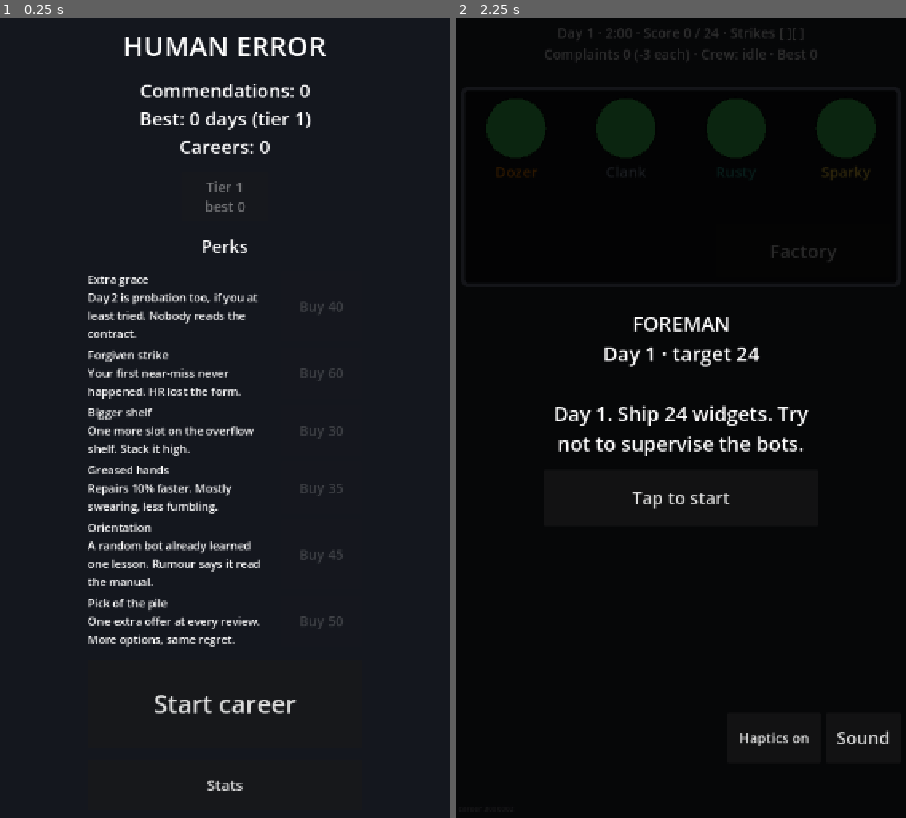
Above: before the commit, frames 1-2 (left to right).
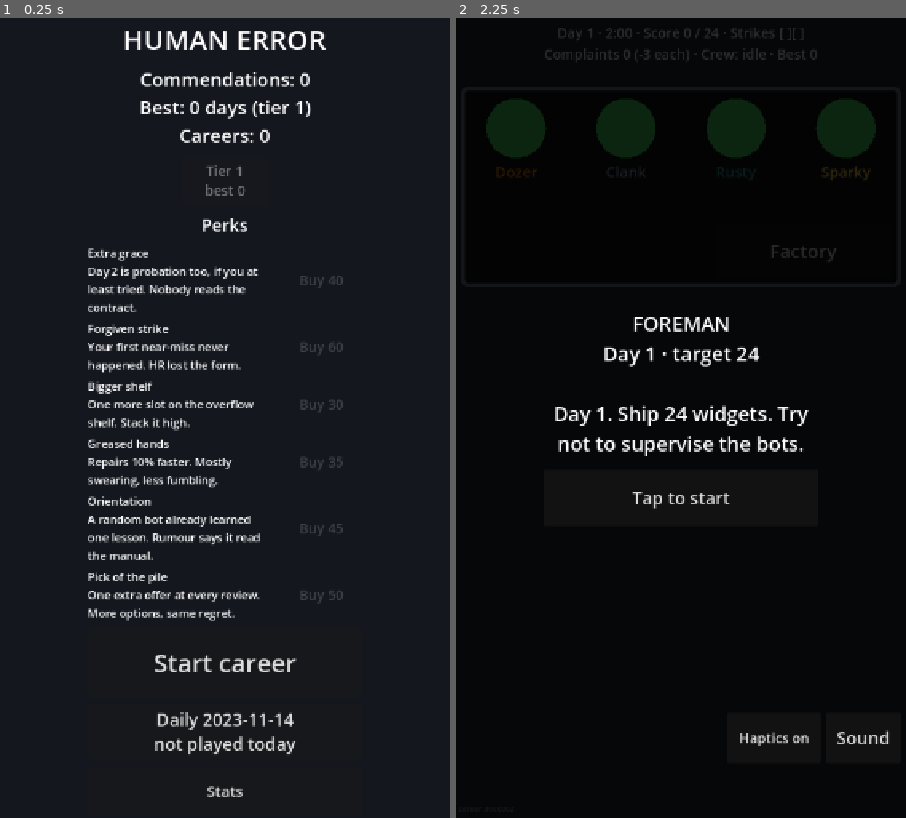
Above: after the commit, the same moments.

Repository: JasonHitching/human-error
Game: Godot game, scene res://main.tscn
Same seed, same stepped clock (60 frames per second), same inputs: the game is played once before the commit and once after it.
Inputs:
- Up to frame 1 (0.25 s): no input
- Up to frame 2 (2.25 s): click "Tap to start" at 0.5 s; click "Tap to start" at 1.25 s; click "Start career" at 2 s

The runs differ from the first frame. In frame 1, 11% of the frame differs, in the area x 19-77%, y 1-98%; in frame 2, nothing differs.

Commit message:
#99 M6-03 Daily career (#105)
* #99 Daily career: seed, meta fields, Home button, sim_runner --daily, tests (WIP)

Co-Authored-By: Claude Sonnet 5.5 <noreply@anthropic.com>
Claude-Session: https://claude.ai/code/session_01K8aWAYEazazZUcLmU3udjm

* #99 Fix test loop, fit Home screen with Daily button

Co-Authored-By: Claude Sonnet 5.5 <noreply@anthropic.com>
Claude-Session: https://claude.ai/code/session_01K8aWAYEazazZUcLmU3udjm

---------

Co-authored-by: Claude <noreply@anthropic.com>

Diff:
--- a/game/data/commendations.json
+++ b/game/data/commendations.json
@@ -5,6 +5,7 @@
  "per_streak_milestone": 3,
  "per_lesson": 2,
  "per_twist_day": 2,
+ "daily_first_bonus": 5,
  "lines": {
   "days": "{n} days survived: the Foreman is baffled. +{pts}",
   "clean": "{n} shifts with zero complaints: suspiciously good. +{pts}",
--- a/game/scripts/main.gd
+++ b/game/scripts/main.gd
@@ -35,6 +35,7 @@
 var _feel := Feel.new()
 var _meta: Meta
 var _home: Home
+var _daily_date: String = ""  # "" = normal career; else the date of the daily being played
 var _night: NightReport
 var _stats: RunStats
 var _front_since: float = 0.0
@@ -71,7 +72,7 @@
 	_hud.continue_pressed.connect(_next_day)
 	_hud.restart_pressed.connect(_open_home)
 	_hud.stats_pressed.connect(func() -> void: _hud.show_stats(_stats.summary()))
-	_hud.replay_pressed.connect(func() -> void: _new_career(_career.seed))
+	_hud.replay_pressed.connect(func() -> void: _new_career(_career.seed, _daily_date))
 	_ship_btn = _inspect_button("Ship", true)
 	_reject_btn = _inspect_button("Reject", false)
 	_scan_btn = Button.new()
@@ -94,11 +95,12 @@
 	_home.tier_picked.connect(func(t: int) -> void:
 		_meta.pick_tier(t)
 		SaveIO.write_meta(_meta)
-		_home.setup(_meta))
+		_home.setup(_meta, _today()))
 	_home.perk_bought.connect(func(id: String) -> void:
 		if _meta.buy(id):
 			SaveIO.write_meta(_meta)
-		_home.setup(_meta))
+		_home.setup(_meta, _today()))
+	_home.daily_pressed.connect(_daily_start)
 	_home.stats_pressed.connect(func() -> void: _hud.show_stats(_stats.summary()))
 	_hud.stats_overlay.z_index = 20  # stats opens above Home
 	_night = NightReport.new()
@@ -121,7 +123,7 @@
 func _night_collected() -> void:
 	_meta.collect_night()
 	SaveIO.write_meta(_meta)
-	_home.setup(_meta)
+	_home.setup(_meta, _today())
 
 
 func _notification(what: int) -> void:
@@ -134,16 +136,26 @@
 		_night_return()
 
 
+func _today() -> String:
+	return Time.get_date_string_from_system()  # local date
+
+
 func _open_home() -> void:
-	_home.setup(_meta)
+	_home.setup(_meta, _today())
 	_home.visible = true
 
 
 ## Start career: at app start a career is already set up behind Home; after a run-end begin a fresh one.
 func _home_start() -> void:
 	_home.visible = false
-	if _phase == Phase.FIRED or _meta.picked_tier != _tier:
+	if _phase == Phase.FIRED or _meta.picked_tier != _tier or _daily_date != "":
 		_new_career(int(Time.get_ticks_usec()))
+
+
+func _daily_start() -> void:
+	_home.visible = false
+	var d := _today()
+	_new_career(Daily.seed_for(d), d)
 
 
 func _set_tier(t: int) -> void:
@@ -152,10 +164,11 @@
 	_best_days = _meta.best_for(_tier)
 
 
-func _new_career(seed_value: int) -> void:
-	_set_tier(_meta.picked_tier)
+func _new_career(seed_value: int, daily_date: String = "") -> void:
+	_daily_date = daily_date
+	_set_tier(Daily.TIER if daily_date != "" else _meta.picked_tier)
 	_decoy_tip_shown = false
-	_career = Career.new(_config, seed_value, _meta.owned_perks)
+	_career = Career.new(_config, seed_value, [] if daily_date != "" else _meta.owned_perks)
 	_stats.career_started(int(Time.get_unix_time_from_system()))
 	SaveIO.write_meta(_meta)
 	_show_day()
@@ -399,12 +412,7 @@
 	if res["fired"] or res["automated"]:
 		_phase = Phase.FIRED
 		var days := _career.day
-		var new_best := days > _best_days
-		if new_best:
-			_best_days = days
-			_meta.note_best(_tier, days)
-			SaveIO.write_meta(_meta)
-			_save_best()
+		var new_best := _note_best(days)
 		var bd := "\n".join(RunEnd.breakdown(res, _config.complaint_penalty))
 		var praise := _career.foreman_line("new_best") if new_best else ""
 		var auto := bool(res["automated"])
@@ -427,6 +435,21 @@
 
 
 ## A training pick trained the last bot: the career ends as a win.
+## Records a finished career's days (daily: per-date best + first-daily bonus; else per-tier best). True on a new best.
+func _note_best(days: int) -> bool:
+	if _daily_date != "":
+		var r := _meta.note_daily(_daily_date, days)
+		SaveIO.write_meta(_meta)
+		return bool(r["new_best"])
+	var nb := days > _best_days
+	if nb:
+		_best_days = days
+		_meta.note_best(_tier, days)
+		SaveIO.write_meta(_meta)
+		_save_best()
+	return nb
+
+
 func _end_automated() -> void:
 	var now := int(Time.get_unix_time_from_system())
 	_stats.career_finished(now, _career.day)
@@ -436,12 +459,7 @@
 	SaveIO.write_meta(_meta)
 	_phase = Phase.FIRED
 	var days := _career.day
-	var new_best := days > _best_days
-	if new_best:
-		_best_days = days
-		_meta.note_best(_tier, days)
-		SaveIO.write_meta(_meta)
-		_save_best()
+	var new_best := _note_best(days)
 	_hud.show_fired(days, _career.foreman_line("automated"), "", RunEnd.teaser(days, _best_days, new_best, ""), RunEnd.awards_text(awarded), "AUTOMATED (you win)")
 
 
--- /dev/null
+++ b/game/scripts/sim/daily.gd
@@ -0,0 +1,34 @@
+class_name Daily
+extends RefCounted
+## Daily career: one shared seed per local calendar day. Pure: dates are passed in, no clock, no IO.
+
+const TIER := 1  # fair and comparable: tier 1, no perks
+const KEEP := 30  # dates of best kept in the save
+const SEED_BASE := 1000000
+
+
+## Deterministic seed for a "YYYY-MM-DD" string (FNV-1a, 31-bit, offset so it never collides with small test seeds).
+static func seed_for(date_string: String) -> int:
+	var h := 2166136261
+	for b in date_string.to_utf8_buffer():
+		h = ((h ^ int(b)) * 16777619) & 0xFFFFFFFF
+	return SEED_BASE + (h & 0x3FFFFFFF)
+
+
+static func is_date(s: String) -> bool:
+	var p := s.split("-")
+	if p.size() != 3 or p[0].length() != 4 or p[1].length() != 2 or p[2].length() != 2:
+		return false
+	for x in p:
+		if not x.is_valid_int():
+			return false
+	return int(p[1]) >= 1 and int(p[1]) <= 12 and int(p[2]) >= 1 and int(p[2]) <= 31
+
+
+## True when `b` is exactly the calendar day after `a`.
+static func is_next_day(a: String, b: String) -> bool:
+	if not is_date(a) or not is_date(b):
+		return false
+	var ua := Time.get_unix_time_from_datetime_string(a + "T00:00:00")
+	var ub := Time.get_unix_time_from_datetime_string(b + "T00:00:00")
+	return ub - ua == 86400
--- a/game/scripts/sim/meta.gd
+++ b/game/scripts/sim/meta.gd
@@ -16,6 +16,9 @@
 var owned_perks: Array = []  # perk ids bought with commendations
 var automations: int = 0  # careers ended by being automated (the win)
 var last_seen_unix: int = 0  # last time the app was seen running (night shift clock; never moves backwards)
+var daily_best: Dictionary = {}  # "YYYY-MM-DD" -> best days (last Daily.KEEP dates)
+var daily_streak: int = 0  # consecutive calendar days with a daily played
+var daily_last: String = ""  # latest date a daily was played (never moves backwards)
 var pending_night: Dictionary = {}  # {commendations, mess_level, lines[], collected}; {} = none
 
 
@@ -24,6 +27,7 @@
 		"version": version, "stats": stats.to_dict(), "commendations": commendations,
 		"unlocked": unlocked, "tier": tier, "picked_tier": picked_tier, "tier_best": tier_best, "owned_perks": owned_perks, "automations": automations,
 		"last_seen_unix": last_seen_unix, "pending_night": pending_night,
+		"daily_best": daily_best, "daily_streak": daily_streak, "daily_last": daily_last,
 	}
 
 
@@ -51,6 +55,15 @@
 	m.automations = maxi(0, RunStats.to_int(d.get("automations", 0)))
 	m.last_seen_unix = maxi(0, RunStats.to_int(d.get("last_seen_unix", 0)))
 	m.pending_night = parse_night(d.get("pending_night", {}))
+	var db: Variant = d.get("daily_best", {})
+	if db is Dictionary:
+		for k: Variant in db:
+			if Daily.is_date(str(k)):
+				m.daily_best[str(k)] = maxi(0, RunStats.to_int(db[k]))
+	m.daily_streak = maxi(0, RunStats.to_int(d.get("daily_streak", 0)))
+	var dl := str(d.get("daily_last", ""))
+	m.daily_last = dl if Daily.is_date(dl) else ""
+	m._trim_daily()
 	var op: Variant = d.get("owned_perks", [])
 	if op is Array:
 		for v: Variant in op:
@@ -210,3 +223,42 @@
 	var n := int(pending_night.get("mess_level", 0))
 	pending_night = {}
 	return n if day > 1 else 0
+
+
+func daily_best_for(date: String) -> int:
+	return int(daily_best.get(date, 0))
+
+
+func daily_played(date: String) -> bool:
+	return daily_best.has(date)
+
+
+## Records a finished daily. Returns {new_best, first, bonus}. The first-daily bonus is paid only for a date
+## later than any played before, so setting the clock back never re-awards it or loses a best. Caller saves.
+func note_daily(date: String, days: int, rules: Dictionary = {}) -> Dictionary:
+	var out := {"new_best": false, "first": false, "bonus": 0}
+	if not Daily.is_date(date):
+		return out
+	if days > daily_best_for(date):
+		daily_best[date] = days
+		out["new_best"] = true
+	elif not daily_best.has(date):
+		daily_best[date] = maxi(0, days)
+	if daily_last == "" or date > daily_last:
+		out["first"] = true
+		daily_streak = daily_streak + 1 if Daily.is_next_day(daily_last, date) else 1
+		daily_last = date
+		var r := rules if not rules.is_empty() else load_commendation_rules()
+		var b := maxi(0, int(r.get("daily_first_bonus", 0)))
+		out["bonus"] = b
+		commendations["balance"] = balance() + b
+		commendations["earned"] = RunStats.to_int(commendations.get("earned", 0)) + b
+	_trim_daily()
+	return out
+
+
+func _trim_daily() -> void:
+	var keys := daily_best.keys()
+	keys.sort()
+	while keys.size() > Daily.KEEP:
+		daily_best.erase(keys.pop_front())
--- a/game/scripts/ui/home.gd
+++ b/game/scripts/ui/home.gd
@@ -5,11 +5,13 @@
 
 signal start_pressed
 signal stats_pressed
+signal daily_pressed
 signal perk_bought(id: String)
 signal tier_picked(tier: int)
 
 var start_btn: Button
 var stats_btn: Button
+var daily_btn: Button
 var tier_box: HBoxContainer  # one button per unlocked tier
 var perks_box: VBoxContainer  # one row per perk: name, desc, buy button
 var _info: Label
@@ -26,7 +28,7 @@
 	add_child(center)
 	center.set_anchors_and_offsets_preset(Control.PRESET_FULL_RECT)
 	var box := VBoxContainer.new()
-	box.add_theme_constant_override("separation", 20)
+	box.add_theme_constant_override("separation", 12)
 	center.add_child(box)
 	var title := _label("HUMAN ERROR", 44)
 	box.add_child(title)
@@ -42,18 +44,26 @@
 	perks_box.custom_minimum_size = Vector2(440, 60)
 	perks_box.add_theme_constant_override("separation", 8)
 	box.add_child(perks_box)
-	start_btn = _button("Start career", 40, Vector2(440, 140))
+	start_btn = _button("Start career", 40, Vector2(440, 110))
 	start_btn.pressed.connect(start_pressed.emit)
 	box.add_child(start_btn)
+	daily_btn = _button("Daily", 28, Vector2(440, 80))
+	daily_btn.pressed.connect(daily_pressed.emit)
+	box.add_child(daily_btn)
 	stats_btn = _button("Stats", 24, Vector2(440, 80))
 	stats_btn.pressed.connect(stats_pressed.emit)
 	box.add_child(stats_btn)
 	visible = false
 
 
-func setup(m: Meta) -> void:
+func setup(m: Meta, today: String = "") -> void:
 	_info.text = "Commendations: %d\nBest: %d days (tier %d)\nCareers: %d" % [
 		m.balance(), m.best_for(m.picked_tier), m.picked_tier, m.stats.careers_finished]
+	if today != "":
+		var best := m.daily_best_for(today)
+		daily_btn.text = "Daily %s\n%s" % [today, ("best %d days (played today)" % best) if m.daily_played(today) else "not played today"]
+		if m.daily_streak > 0:
+			daily_btn.text += " | streak %d" % m.daily_streak
 	for c in tier_box.get_children():
 		tier_box.remove_child(c)
 		c.queue_free()
--- /dev/null
+++ b/game/tests/test_daily.gd
@@ -0,0 +1,74 @@
+extends TestCase
+
+const RULES := {"daily_first_bonus": 5}
+
+
+func _play(seed_value: int) -> Array:
+	var cfg := SimConfig.load_tier(Daily.TIER)
+	var c := Career.new(cfg, seed_value, [])
+	var out: Array = []
+	while not c.fired and c.day <= 4:
+		var f := c.start_day()
+		var prng := Autoplayers.make_rng(c.seed * 1000 + c.day)
+		var mem := {}
+		for _t in int(cfg.shift_seconds * cfg.tick_rate):
+			Autoplayers.act("human_careful", f, prng, mem)
+			f.step()
+		out.append(c.end_day(f)["points"])
+		if not c.fired:
+			c.next_day()
+	return out
+
+
+func test_same_date_same_career() -> void:
+	assert_eq(Daily.seed_for("2026-01-01"), Daily.seed_for("2026-01-01"))
+	assert_eq(_play(Daily.seed_for("2026-01-01")), _play(Daily.seed_for("2026-01-01")))
+
+
+func test_different_dates_differ() -> void:
+	assert_true(Daily.seed_for("2026-01-01") != Daily.seed_for("2026-01-02"))
+	assert_true(Daily.seed_for("2026-01-01") > 0)
+
+
+func test_best_streak_round_trip() -> void:
+	var m := Meta.new()
+	var r := m.note_daily("2026-03-01", 6, RULES)
+	assert_true(r["first"] and r["new_best"])
+	assert_eq(r["bonus"], 5)
+	m.note_daily("2026-03-02", 4, RULES)
+	assert_eq(m.daily_streak, 2)
+	m.note_daily("2026-03-02", 9, RULES)
+	var m2 := Meta.from_dict(JSON.parse_string(JSON.stringify(m.to_dict())))
+	assert_eq(m2.daily_best_for("2026-03-02"), 9)
+	assert_eq(m2.daily_best_for("2026-03-01"), 6)
+	assert_eq(m2.daily_streak, 2)
+	assert_eq(m2.daily_last, "2026-03-02")
+	m2.note_daily("2026-03-05", 1, RULES)
+	assert_eq(m2.daily_streak, 1)
+
+
+func test_clock_backwards_keeps_best_no_double_bonus() -> void:
+	var m := Meta.new()
+	m.note_daily("2026-03-10", 7, RULES)
+	var bal := m.balance()
+	var r := m.note_daily("2026-03-10", 3, RULES)  # replay: lower, same day
+	assert_true(not r["first"])
+	assert_eq(m.daily_best_for("2026-03-10"), 7)
+	r = m.note_daily("2026-03-02", 5, RULES)  # clock set back to an unplayed older date
+	assert_true(not r["first"])
+	assert_eq(r["bonus"], 0)
+	assert_eq(m.balance(), bal)
+	assert_eq(m.daily_last, "2026-03-10")
+	assert_eq(m.daily_best_for("2026-03-10"), 7)
+
+
+func test_cap_30_and_corrupt_safe() -> void:
+	var m := Meta.new()
+	for i in 40:
+		m.note_daily("2026-01-%02d" % (i % 28 + 1) if i < 28 else "2026-02-%02d" % (i - 27), i, RULES)
+	assert_true(m.daily_best.size() <= Daily.KEEP)
+	var bad := Meta.from_dict({"daily_best": {"junk": 3, "2026-01-01": "x"}, "daily_streak": "a", "daily_last": 5})
+	assert_eq(bad.daily_best.size(), 1)
+	assert_eq(bad.daily_streak, 0)
+	assert_eq(bad.daily_last, "")
+	assert_eq(Meta.from_dict({"daily_best": [1, 2]}).daily_best.size(), 0)
--- a/game/tools/sim_runner.gd
+++ b/game/tools/sim_runner.gd
@@ -32,6 +32,18 @@
 			"--shift-seconds": shift = float(args[i + 1])
 			"--player", "--bot": bot = args[i + 1]
 			"--perks": perks_arg = args[i + 1]
+	if args.has("--daily"):  # --daily [YYYY-MM-DD]: the daily's career (tier 1, no perks; default today)
+		var di := args.find("--daily")
+		var date := args[di + 1] if di + 1 < args.size() and not args[di + 1].begins_with("--") else Time.get_date_string_from_system()
+		if not Daily.is_date(date):
+			print("bad --daily date: ", date)
+			quit(1)
+			return
+		career = true
+		cfg = SimConfig.load_tier(Daily.TIER)
+		perks_arg = "none"
+		seed_start = Daily.seed_for(date)
+		print("daily %s seed=%d" % [date, seed_start])
 	var ticks := int(shift * cfg.tick_rate)
 	if not Autoplayers.NAMES.has(bot):
 		print("unknown player: ", bot)
--- a/game/tools/ui_check.gd
+++ b/game/tools/ui_check.gd
@@ -487,7 +487,7 @@
 	var need: Vector2 = h.start_btn.get_parent().get_combined_minimum_size()
 	if need.y > vp.size.y or need.x > vp.size.x:
 		_fails.append("[%s] Home content %s does not fit %s" % [tag, need, vp.size])
-	for b: Button in [h.start_btn, h.stats_btn]:
+	for b: Button in [h.start_btn, h.daily_btn, h.stats_btn]:
 		if placed and not vp.encloses(b.get_global_rect()):
 			_fails.append("[%s] Home button '%s' off-screen %s" % [tag, b.text, b.get_global_rect()])
 		if b.size.x < 120.0 or b.size.y < 80.0:
Not shown, added: game/scripts/sim/daily.gd.uid
Not shown, added: game/tests/test_daily.gd.uid
